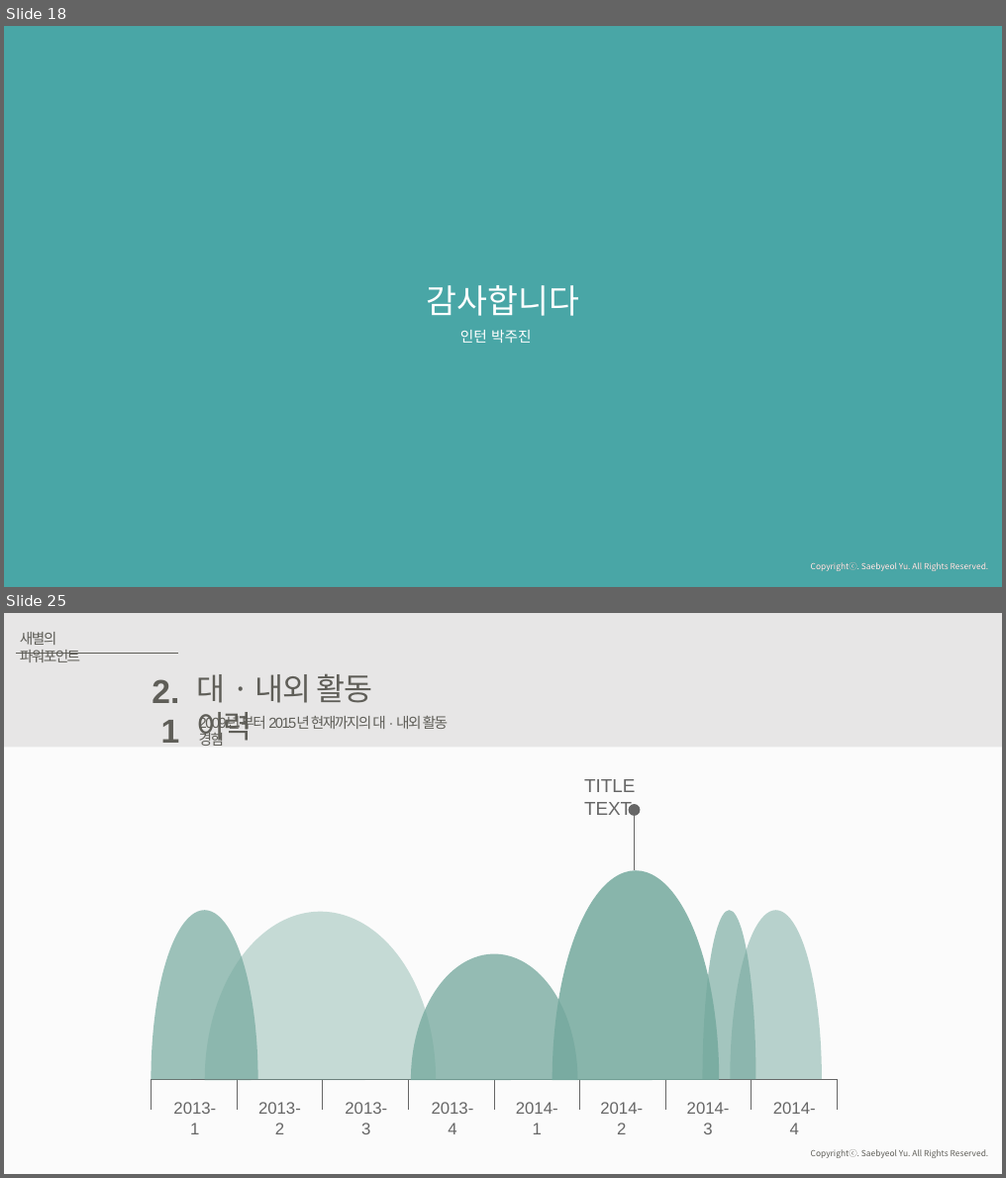
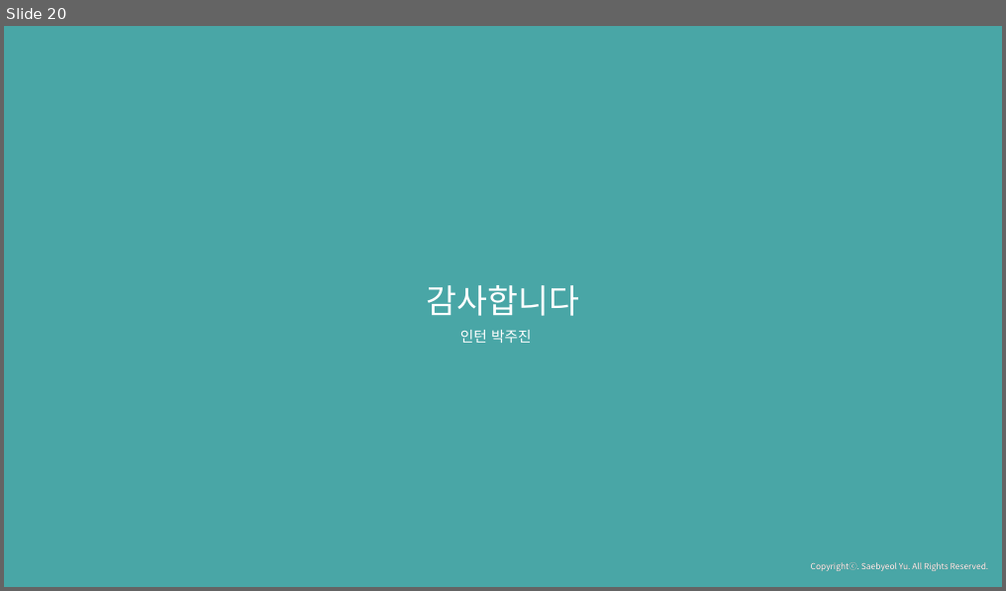
Before and after one commit to JuJinPark/interproject-process, a slide deck: 발표/internProject(20191010).pptx. Shown one above the other, each under a label of ours: slides 18 and 25 before the commit, slide 20 after it; the slides between them are not shown. The pictures are 1006x1178 and 1006x591 pixels, drawn with LibreOffice and Linux fonts; fonts in the diff are those of the drawing. Boxes give left, top, right and bottom in pixels: in the first picture for what was removed or moved away, otherwise in the second. Text is boxed around its words. In the diff, an @@ line names an element or a change of style, - is before the commit and + after.

```diff
--- a/발표/internProject(20191010).pptx
+++ b/발표/internProject(20191010).pptx
@@ slide 25 removed at box(4, 613, 1002, 1174), background #FBFBFB; not listed: 1 template element that a slide beside it also shows @@
@@ rectangle removed at box(4, 613, 1002, 747) @@
@@ text removed at box(20, 632, 80, 663) @@
-새별의 파워포인트
@@ line removed from (15, 654) to (178, 654) @@
@@ text removed at box(152, 679, 180, 743) @@
-2.1
@@ text removed at box(197, 673, 372, 746) @@
-대 · 내외 활동 이력
@@ text removed at box(199, 713, 448, 746) @@
-2009년 부터 2015년 현재까지의 대 · 내외 활동 경험
@@ text removed at box(584, 779, 635, 815) @@
-TITLE TEXT
@@ ellipse removed at box(629, 804, 641, 816) @@
@@ line removed from (635, 870) to (635, 809) @@
@@ chord (boxed as its full ellipse) removed at box(552, 871, 720, 1174) @@
@@ chord (boxed as its full ellipse) removed at box(152, 911, 258, 1174) @@
@@ chord (boxed as its full ellipse) removed at box(204, 912, 436, 1174) @@
@@ chord (boxed as its full ellipse) removed at box(703, 910, 756, 1174) @@
@@ chord (boxed as its full ellipse) removed at box(730, 911, 822, 1174) @@
@@ chord (boxed as its full ellipse) removed at box(411, 955, 578, 1174) @@
@@ group removed at box(151, 1079, 838, 1110): 10 lines @@
@@ group removed at box(173, 1102, 816, 1135): 8 texts @@
-2013-1
-2013-2
-2013-3
-2013-4
-2014-1
-2014-2
-2014-3
-2014-4
@@ what was slide 18 is now slide 20 @@
```
Also in this commit, not shown: 14 slides changed, 2 slides added, 11 other slides removed, 3 other files.
